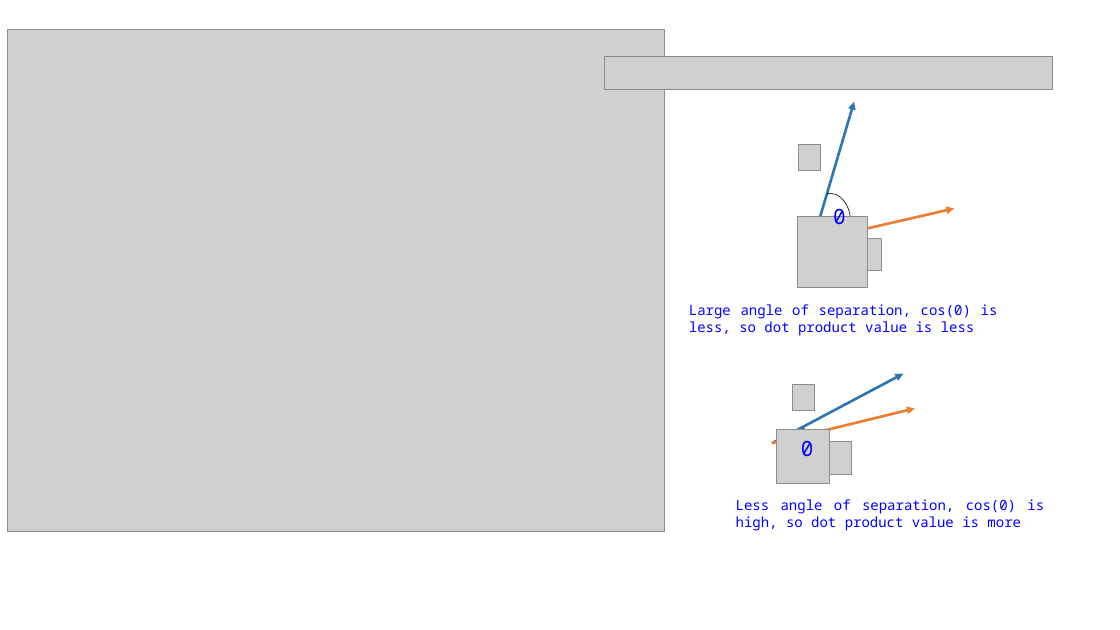
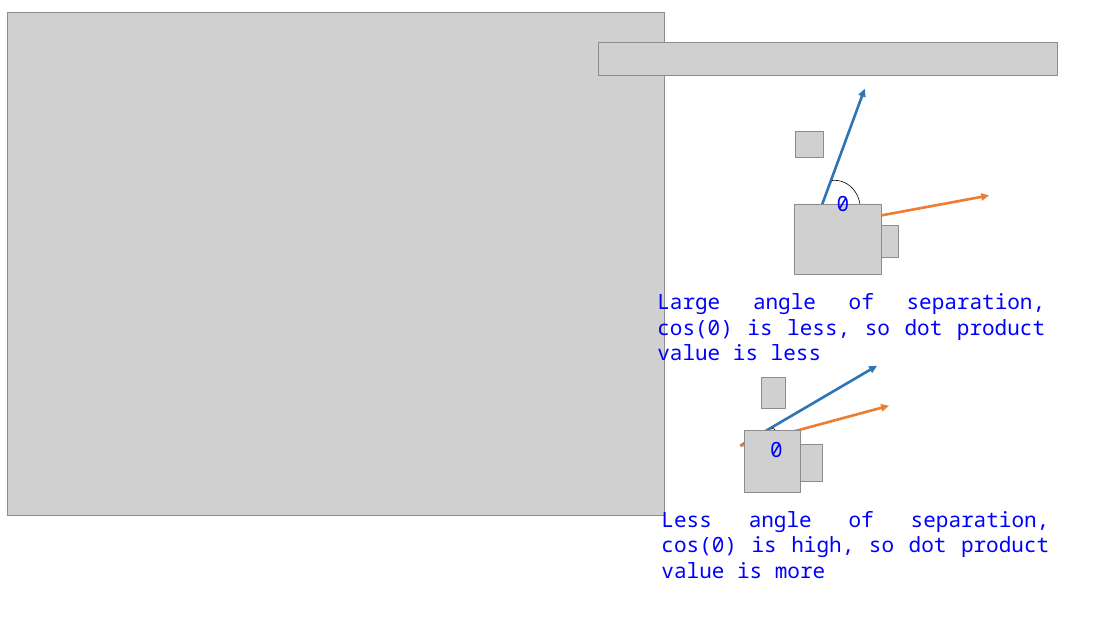
Before and after one commit to ShaunakSen/Natural-Language-Processing, a slide deck: slide 1 of Transformers/blog_resources/graphics/dot_product.pptx. Drawn at 1120x630 pixels with LibreOffice and Linux fonts; fonts in the diff are those of the drawing; grey boxes stand for pictures. Boxes give left, top, right and bottom in pixels: in the first picture for what was removed or moved away, otherwise in the second. Text is boxed around its words. In the diff, an @@ line names an element or a change of style, - is before the commit and + after.

```diff
--- a/Transformers/blog_resources/graphics/dot_product.pptx
+++ b/Transformers/blog_resources/graphics/dot_product.pptx
@@ picture: place and size @@
-picture at [8,29,665,532]
+picture at [8,13,665,515]
@@ picture: place and size @@
-picture at [604,56,1053,89]
+picture at [598,42,1058,75]
@@ arrow moved from (813, 241) - (854, 102) to (814, 228) - (865, 89) @@
@@ picture: place and size @@
-picture at [798,145,821,171]
+picture at [796,131,823,157]
@@ picture: place and size @@
-picture at [797,217,867,287]
+picture at [794,204,881,275]
@@ arc (boxed as its full ellipse): place and size @@
-arc (boxed as its full ellipse) at [810,193,851,250]
+arc (boxed as its full ellipse) at [809,181,860,238]
@@ arrow moved from (813, 241) - (954, 208) to (814, 228) - (989, 196) @@
@@ text "0": place and size @@
-text "0" at [833,204,846,231]
+text "0" at [837,191,850,218]
@@ picture: place and size @@
-picture at [854,239,882,271]
+picture at [865,225,899,258]
@@ text "Large angle of separation, cos(0) ...": place and size @@
-text "Large angle of separation, cos(0) ..." at [689,304,998,336]
+text "Large angle of separation, cos(0) ..." at [657,289,1046,367]
@@ text "Large angle of separation, cos(0) ..." at [657,289,1046,367]: size 12 to 18 pt @@
@@ arrow moved from (772, 444) - (903, 374) to (741, 446) - (877, 365) @@
@@ picture: place and size @@
-picture at [793,384,816,410]
+picture at [762,378,786,408]
@@ arrow moved from (772, 444) - (915, 408) to (741, 446) - (889, 406) @@
@@ picture: place and size @@
-picture at [776,430,829,484]
+picture at [745,430,801,492]
@@ text "0": place and size @@
-text "0" at [801,441,814,456]
+text "0" at [770,442,783,457]
@@ arc (boxed as its full ellipse): place and size @@
-arc (boxed as its full ellipse) at [798,428,807,442]
+arc (boxed as its full ellipse) at [768,429,777,445]
@@ picture: place and size @@
-picture at [824,442,852,475]
+picture at [795,444,823,481]
@@ text "Less angle of separation, cos(0) ..." at [661,507,1050,579]: size 12 to 18 pt @@
@@ text "Less angle of separation, cos(0) ...": place and size @@
-text "Less angle of separation, cos(0) ..." at [736,499,1044,531]
+text "Less angle of separation, cos(0) ..." at [661,507,1050,579]
```
Also in this commit, not shown: 18 other files.
